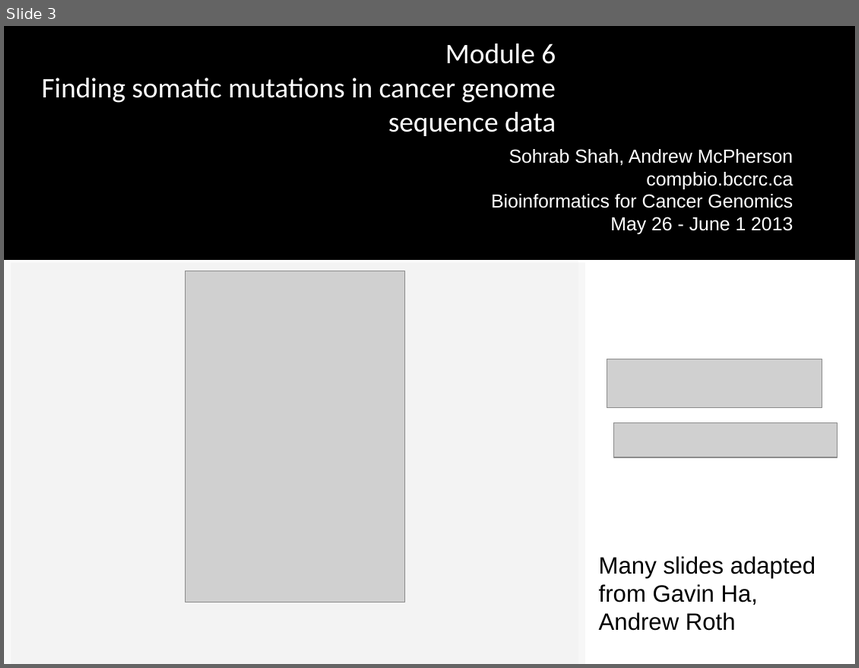
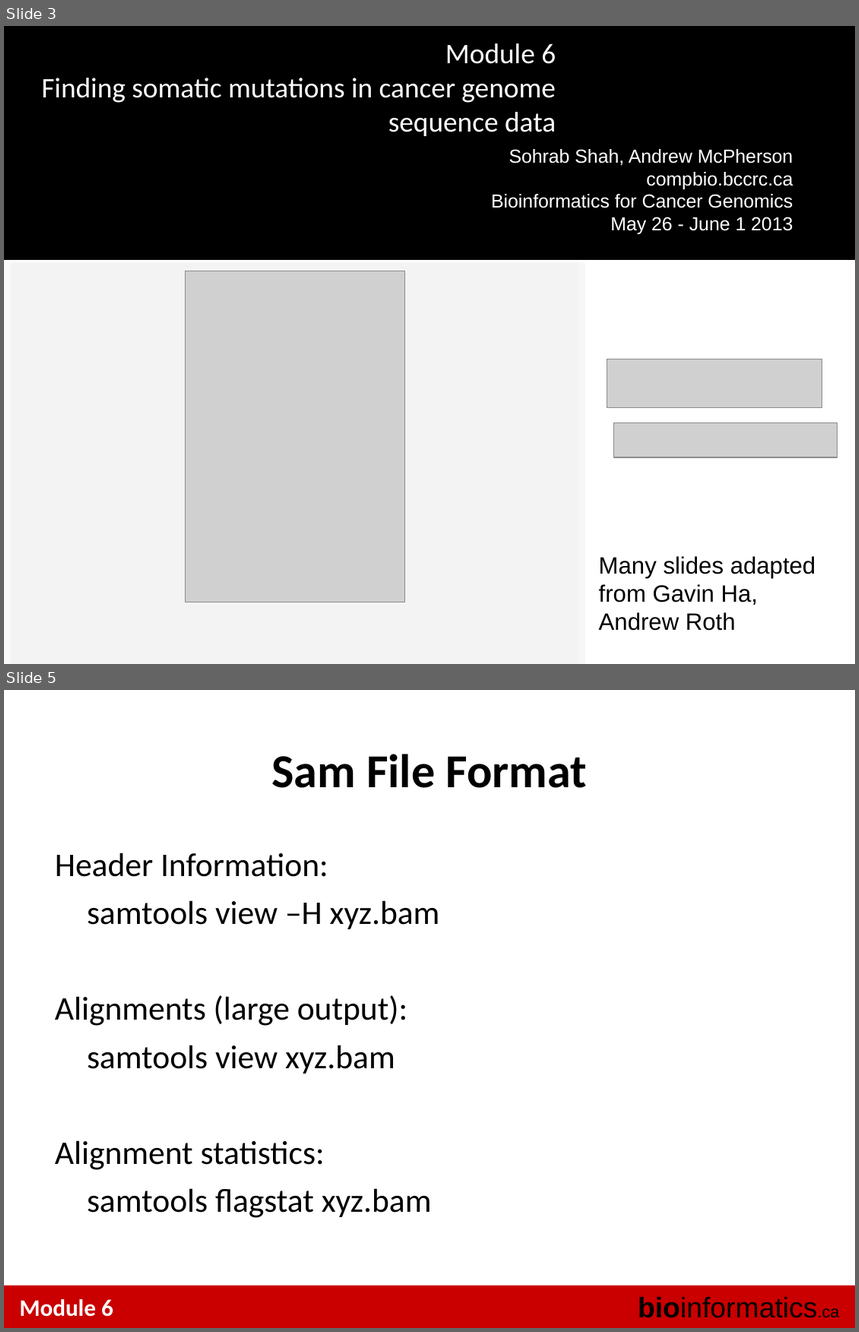
Before and after one commit to tinyheero/BICG-2016, a slide deck: snvs/content/BiCG_2012_Module6_Lab_shah.ppt. Shown one above the other, each under a label of ours: slide 3 before the commit, slides 3 and 5 after it; the slides between them are not shown. The pictures are 859x668 and 859x1332 pixels, drawn with LibreOffice and Linux fonts; fonts in the diff are those of the drawing; grey boxes stand for pictures; background and template pictures are left out. Boxes give left, top, right and bottom in pixels: in the first picture for what was removed or moved away, otherwise in the second. Text is boxed around its words. In the diff, an @@ line names an element or a change of style, - is before the commit and + after.

```diff
--- a/snvs/content/BiCG_2012_Module6_Lab_shah.ppt
+++ b/snvs/content/BiCG_2012_Module6_Lab_shah.ppt
@@ slide 5 added at [4, 690, 855, 1328], background #FFFFFF @@
@@ title added at [272, 754, 586, 788], 40 pt, text #000000, bold @@
+Sam File Format
@@ text added at [55, 853, 440, 1218], 28 pt, text #000000 @@
+Header Information:
+samtools view –H xyz.bam
+Alignments (large output):
+samtools view xyz.bam
+Alignment statistics:
+samtools flagstat xyz.bam
@@ rectangle added at [4, 1286, 855, 1328], fill #CA0000 @@
@@ text added at [19, 1300, 113, 1317], 20 pt, text #FFFFFF, bold @@
+Module 6
@@ text added at [638, 1297, 840, 1319], 24 pt, text #000000 @@
+bioinformatics.ca
```
Also in this commit, not shown: 15 slides changed, 3 other slides added, 8 slides removed.
